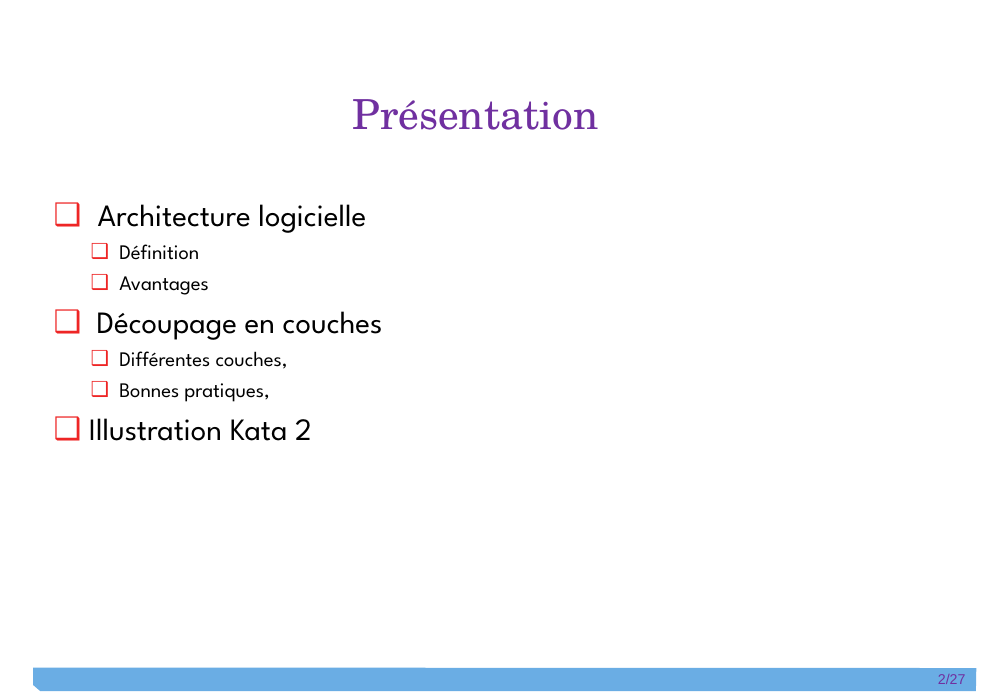
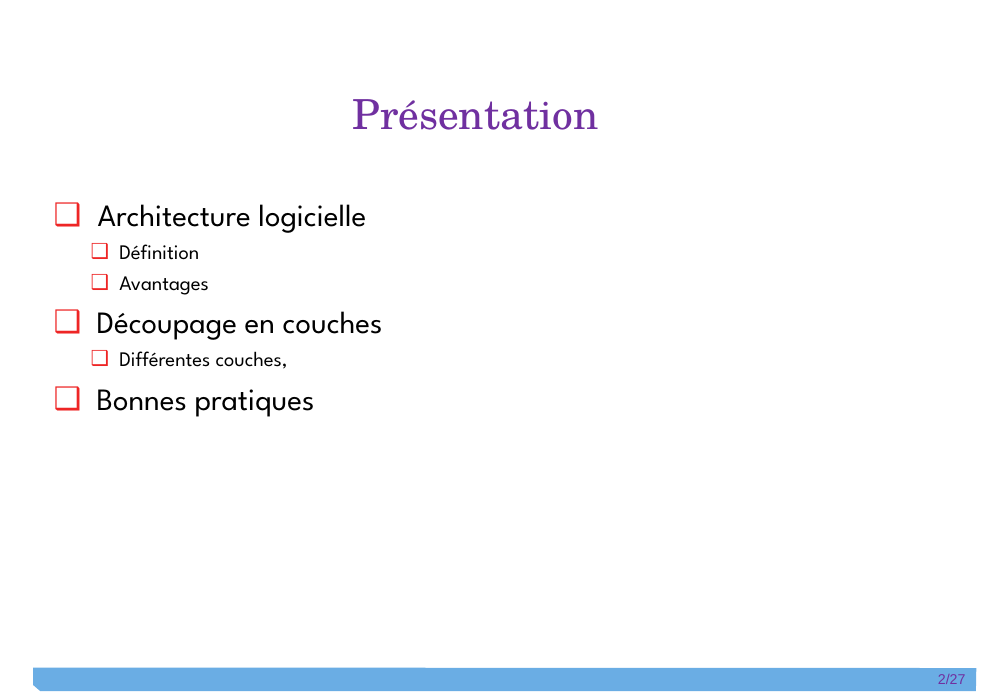
Before and after one commit to git-wylson/kata2, a slide deck: slide 2 of Wylson_Dibinga_Diapo.pptx. Drawn at 1008x698 pixels with LibreOffice and Linux fonts; fonts in the diff are those of the drawing. Boxes give left, top, right and bottom in pixels: in the first picture for what was removed or moved away, otherwise in the second. Text is boxed around its words. In the diff, an @@ line names an element or a change of style, - is before the commit and + after.

```diff
--- a/Wylson_Dibinga_Diapo.pptx
+++ b/Wylson_Dibinga_Diapo.pptx
@@ text at box(97, 389, 315, 417): text changed @@
-❑ Bonnes pratiques,
-❑ Illustration Kata 2
+❑ Bonnes pratiques
```
Also in this commit, not shown: 4 other slides changed, 2 slides added, 1 slide removed, 10 other files.
